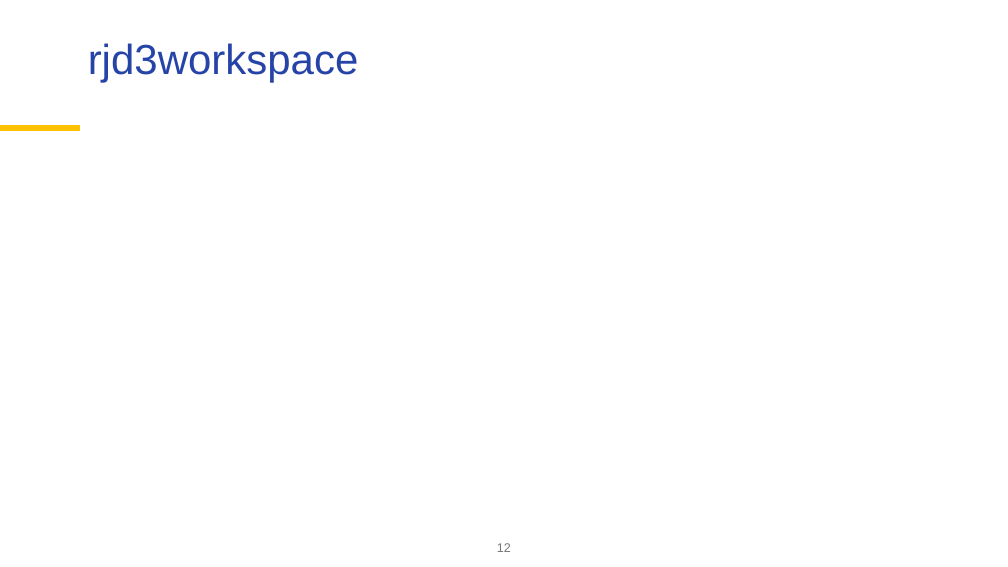
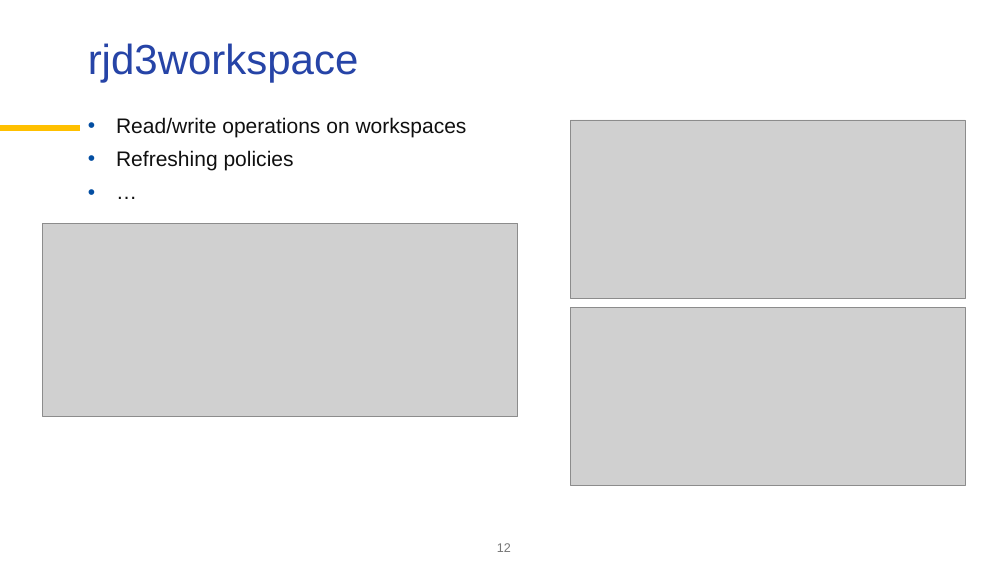
Before and after one commit to palatej/ESTP2026, a slide deck: slide 12 of 4 Routine SA processing.pptx. Drawn at 1008x567 pixels with LibreOffice and Linux fonts; fonts in the diff are those of the drawing; grey boxes stand for pictures; background and template pictures are left out. Boxes give left, top, right and bottom in pixels: in the first picture for what was removed or moved away, otherwise in the second. Text is boxed around its words. In the diff, an @@ line names an element or a change of style, - is before the commit and + after.

```diff
--- a/4 Routine SA processing.pptx
+++ b/4 Routine SA processing.pptx
@@ text added at [116,117,467,171], 20 pt, text #101010 @@
+• Read/write operations on workspaces
+• Refreshing policies
+• …
@@ picture added at [571,120,966,299] @@
@@ picture added at [43,224,518,417] @@
@@ picture added at [571,307,966,485] @@
```
Also in this commit, not shown: 7 other files.
